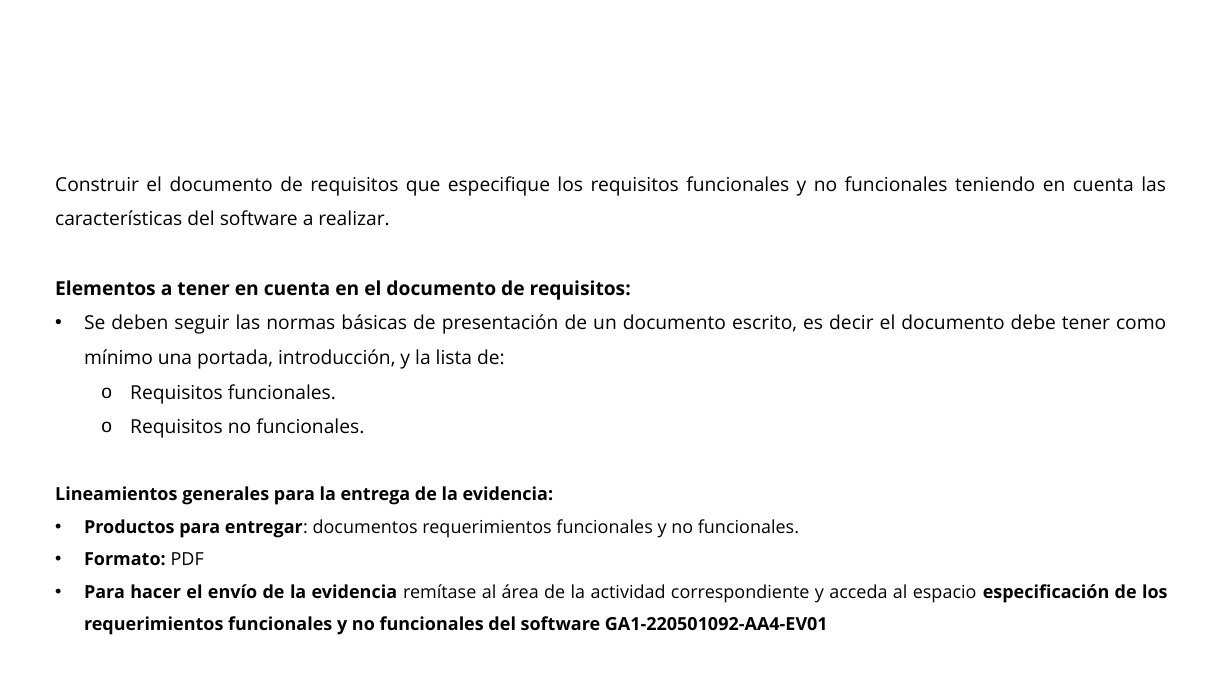
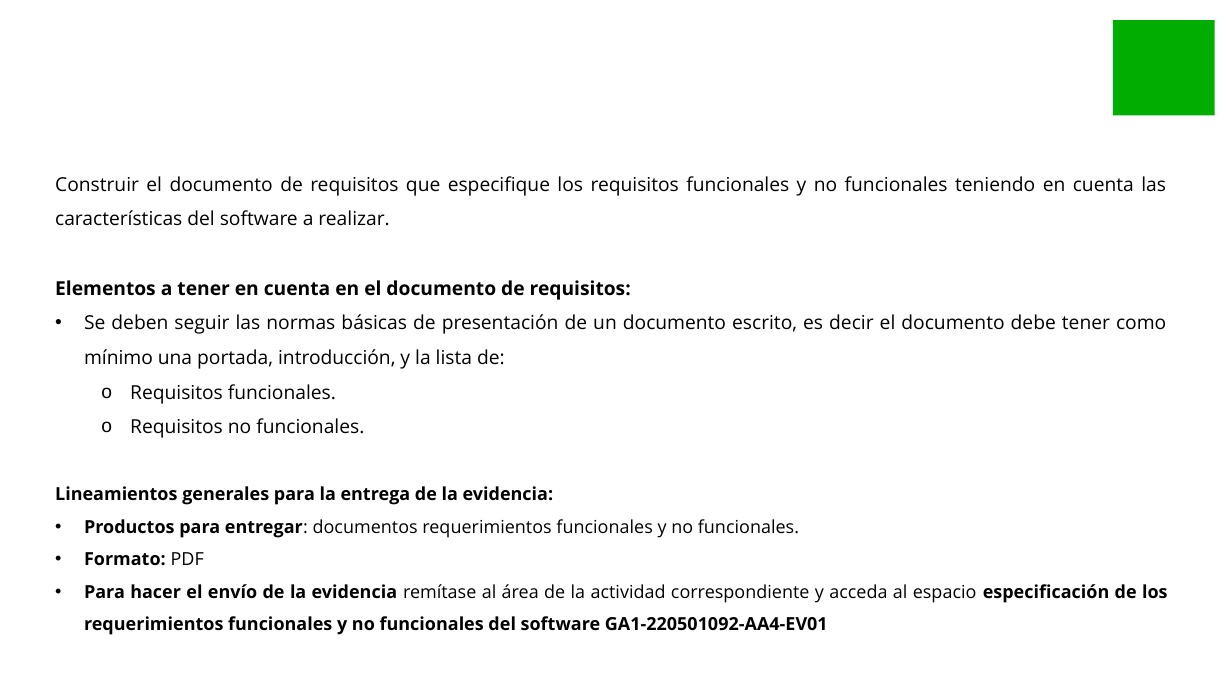
Before and after one commit to tattaforero/Material_ADSO_SENA, a slide deck: slide 5 of GA1-220501092-AA4-EV01-EV02/GA1-220501092-AA4-EV01-EV02.pptx. Drawn at 1232x693 pixels with LibreOffice and Linux fonts; fonts in the diff are those of the drawing; background and template pictures are left out. Boxes give left, top, right and bottom in pixels: in the first picture for what was removed or moved away, otherwise in the second. Text is boxed around its words. In the diff, an @@ line names an element or a change of style, - is before the commit and + after.

```diff
--- a/GA1-220501092-AA4-EV01-EV02/GA1-220501092-AA4-EV01-EV02.pptx
+++ b/GA1-220501092-AA4-EV01-EV02/GA1-220501092-AA4-EV01-EV02.pptx
@@ rectangle added at bbox=[1113, 20, 1214, 116], fill #00AD00 @@
```
Also in this commit, not shown: 5 other slides changed, 1 slide removed, 7 other files.
